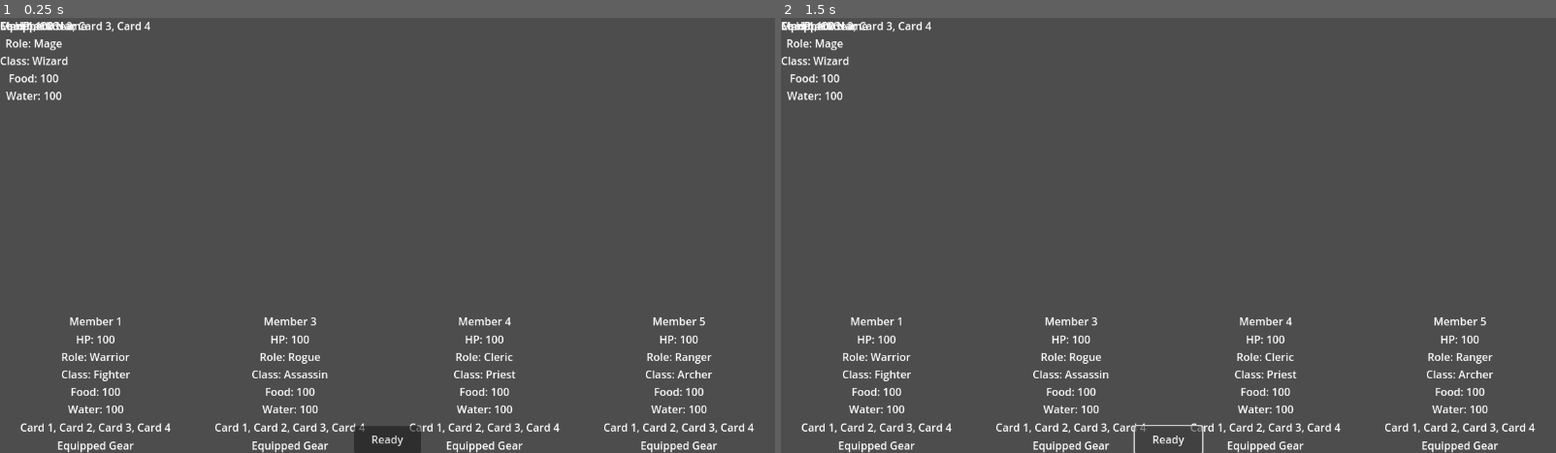
Above: before the commit, frames 1-2 (left to right).
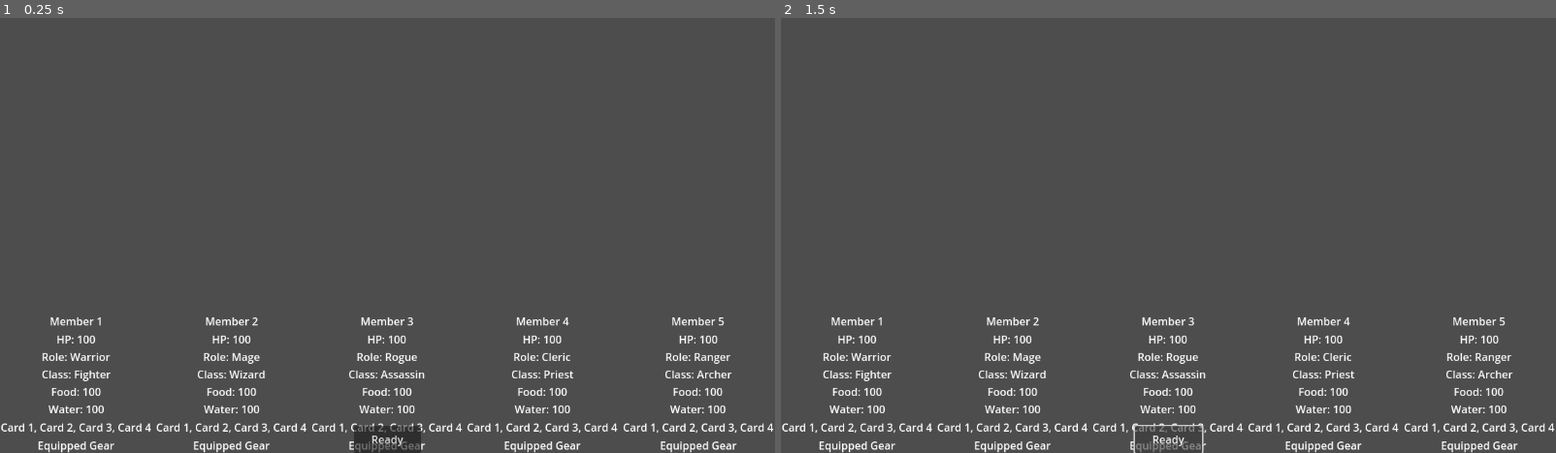
Above: after the commit, the same moments.

Repository: sxfoster/auto-battler
Game: Godot game, scene res://scenes/PartySetup.tscn
The game is run twice, just before and just after one commit, with the same random seed, the same clock (stepped at 60 frames per second) and the same inputs. This scene is started directly instead of the project's main scene.
Inputs:
- Up to frame 1 (0.25 s): no input
- Up to frame 2 (1.5 s): click "Ready" at 0.5 s; click "Ready" at 1.25 s

The runs differ from the first frame. In frame 1, 5.7% of the frame differs, in the area x 0-100%, y 0-100%; in frame 2, 5.7%.

Commit message:
Fix PartyMemberSlot2 node header

Diff:
--- a/auto-battler/scenes/PartySetup.tscn
+++ b/auto-battler/scenes/PartySetup.tscn
@@ -54,10 +54,8 @@
 layout_mode = 2
 text = "Equipped Gear"
 horizontal_alignment = 1
-"#RepeatPartyMemberSlotfor5members(PartyMemberSlot2toPartyMemberSlot5)#...(similarstructureformembers2-5)...[nodename" = "PartyMemberSlot2"
-type = "VBoxContainer"
-parent = "HBoxContainer"
-"]layout_mode" = 2
+[node name="PartyMemberSlot2" type="VBoxContainer" parent="HBoxContainer"]
+layout_mode = 2
 size_flags_horizontal = 3
 alignment = 1
 
